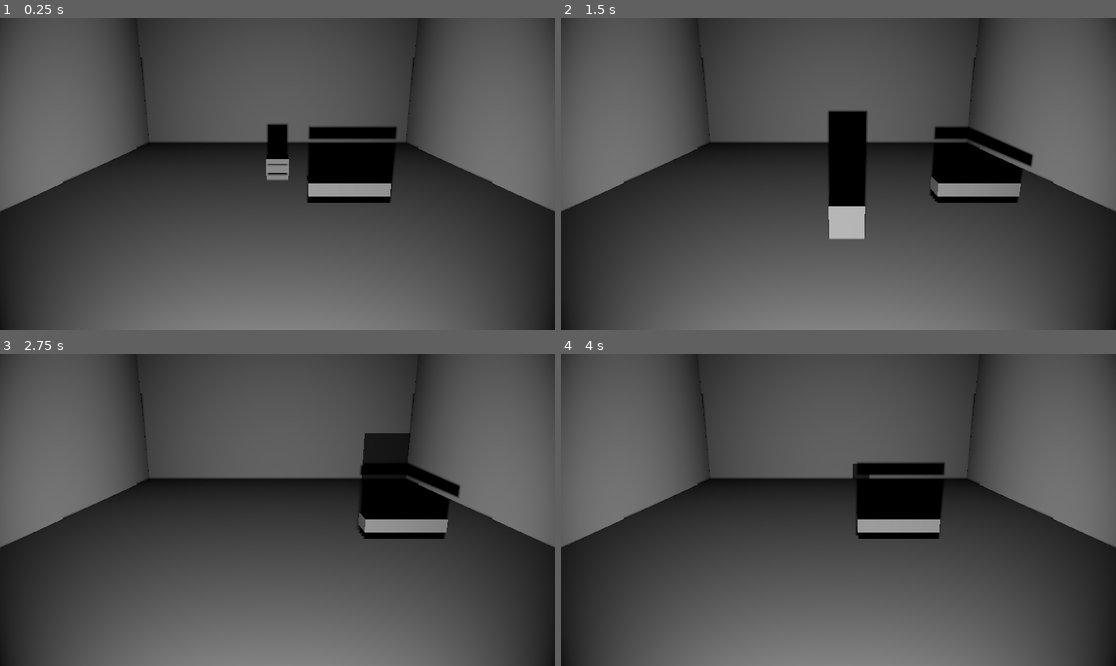
Above: before the commit, frames 1-4 (two rows, left to right).
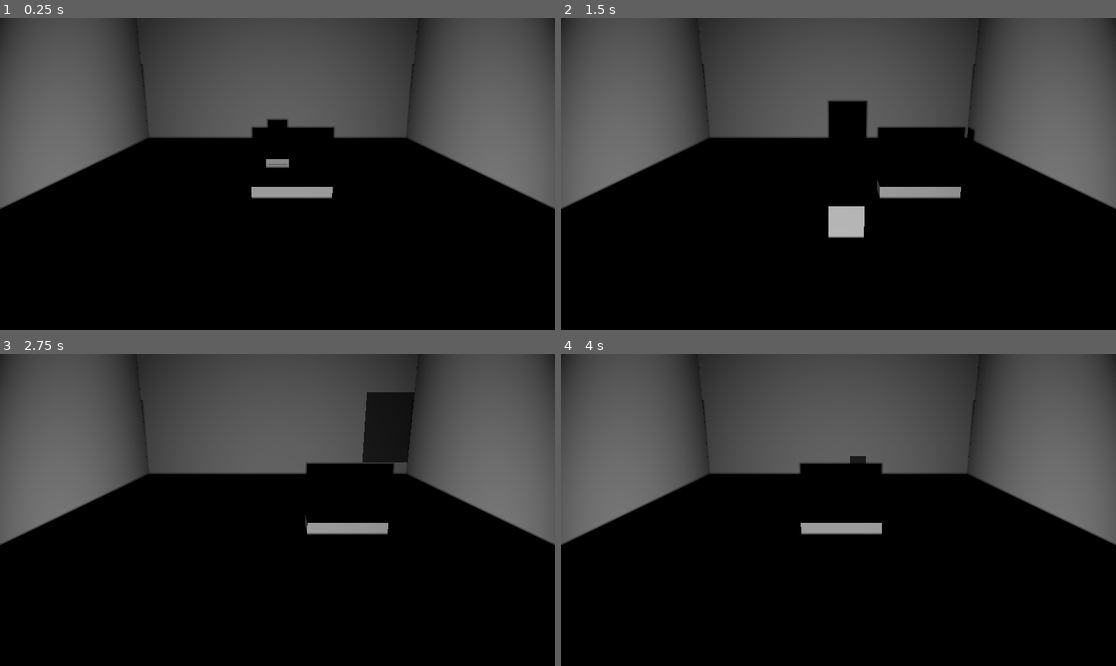
Above: after the commit, the same moments.

Repository: connorheyz/shadow-play
Game: Godot game, scene res://main_scene.tscn
Two runs of this game, one before a commit and one after it. Both use one fixed random seed, a clock stepped at 60 frames per second and the inputs below.
Inputs:
- Up to frame 1 (0.25 s): no input
- Up to frame 2 (1.5 s): hold D (move_right) 0.53-1.28 s; tap E (switch_mode) at 0.6, 1.35 s; tap Space (jump) at 0.77 s; hold S (move_down) from 1.28 s (still down)
- Up to frame 3 (2.75 s): tap Space (jump) at 1.52 s; release S (move_down) at 2.03 s; hold D (move_right) from 2.03 s (still down); tap E (switch_mode) at 2.1 s
- Up to frame 4 (4 s): release D (move_right) at 2.78 s; hold W (move_up) 2.78-3.53 s; tap E (switch_mode) at 2.85, 3.6 s; tap Space (jump) at 3.02, 3.77 s; hold A (move_left) from 3.53 s (still down)

The runs differ from the first frame. In frame 1, 53% of the frame differs, in the area x 0-100%, y 2-100%; in frame 2, 52%; in frame 3, 54%; in frame 4, 53%.

Commit message:
fixed shadow projection

Diff:
--- a/main.gd
+++ b/main.gd
@@ -30,7 +30,7 @@
 
 func project_point_to_wall(point: Vector3) -> Vector3:
 	var light_pos = spotlight.global_position
-	var wall_z = back_wall.global_position.z
+	var wall_z = back_wall.global_position.z + (back_wall.scale.z/2)
 
 	var light_dir = (point - light_pos).normalized()
 
@@ -40,7 +40,7 @@
 	var t = (wall_z - light_pos.z) / light_dir.z
 	var intersection = light_pos + light_dir * t
 
-	return Vector3(intersection.x, intersection.y, 0)
+	return Vector3(intersection.x, intersection.y, wall_z)
 
 func calculate_shadow_bounds(projected_points: Array) -> Dictionary:
 	var min_x = INF
@@ -125,16 +125,26 @@
 	var corners = get_object_corners(player)
 	var projected_corners = []
 
+	shadow_collider.vertices = []
+
+	var center = Vector3(0, 0, 0)
+
 	for corner in corners:
 		var projected_point = project_point_to_wall(corner)
+		center += projected_point
 		projected_corners.append(projected_point)
-		shadow_collider.vertices.append(projected_point)
+
+	center /= len(corners)
+
+	for corner in projected_corners:
+		print(corner - center)
+		shadow_collider.vertices.append(corner - center)
 
 	var bounds = calculate_shadow_bounds(projected_corners)
 
 	player_shadow.global_position = Vector3(
-		bounds.center.x,
-		bounds.center.y,
+		center.x,
+		center.y,
 		back_wall.global_position.z + back_wall.scale.z/2
 	)
 
--- a/main_scene.tscn
+++ b/main_scene.tscn
@@ -71,6 +71,7 @@
 
 [node name="Floor" type="StaticBody3D" parent="Stage"]
 transform = Transform3D(20, 0, 0, 0, 1, 0, 0, 0, 20, 0, 0, 0)
+collision_layer = 5
 
 [node name="MeshInstance3D" type="MeshInstance3D" parent="Stage/Floor"]
 mesh = SubResource("BoxMesh_1")
@@ -90,7 +91,7 @@
 shape = SubResource("BoxShape3D_1")
 
 [node name="MovingPlatform" type="CharacterBody3D" parent="." groups=["Projectable"]]
-transform = Transform3D(3, 0, 0, 0, 0.5, 0, 0, 0, 1, 2.13519, 1, 2.85772)
+transform = Transform3D(3, 0, 0, 0, 0.5, 0, 0, 0, 1, 0.041, 0.810345, 2.685)
 collision_layer = 5
 script = ExtResource("3_djc8d")
 
@@ -101,7 +102,7 @@
 shape = SubResource("BoxShape3D_1")
 
 [node name="Spotlight" type="SpotLight3D" parent="."]
-transform = Transform3D(1, 0, 0, 0, 0.998806, 0.04885, 0, -0.04885, 0.998806, 0, 0.804719, 15)
+transform = Transform3D(1, 0, 0, 0, 0.998806, 0.04885, 0, -0.04885, 0.998806, 0, 0.395704, 15)
 light_energy = 16.0
 light_indirect_energy = 0.0
 light_volumetric_fog_energy = 0.0
--- a/player_shadow.gd
+++ b/player_shadow.gd
@@ -1,13 +1,27 @@
 extends CharacterBody3D
 
 @export var SPEED = 10.0
-@export var JUMP_FORCE = 5.0
+@export var JUMP_FORCE = 7.0
 var JUMP_SPEED = 0
-@export var GRAVITY_ACCEL = 9.8
+@export var GRAVITY_ACCEL = 15
 var GRAVITY_SPEED = 0
 @export var shadow_collider: ShadowCollider
 
+var object_should_move = false
+var normal
+
+func _ready() -> void:
+	shadow_collider.body_collided.connect(_move_object)
+
+func _move_object(hit_normal: Vector3):
+	object_should_move = true
+	normal = hit_normal
+
 func _physics_process(delta):
+
+	if (object_should_move):
+		position += normal * delta
+		object_should_move = false
 
 	if Input.is_action_just_pressed("jump"):
 		JUMP_SPEED = JUMP_FORCE
@@ -34,7 +48,5 @@
 
 	offset = Vector3(0, 0, 0)
 
-
-
 	if (!shadow_collider.test_offset(offset)):
 		position = position + offset
--- a/shadow_collider.gd
+++ b/shadow_collider.gd
@@ -4,17 +4,20 @@
 @export var spotlights: Array[Node3D] = []
 @export var vertices: Array[Vector3] = []
 
-signal body_collided
+signal body_collided(normal: Vector3)
 # Called when the node enters the scene tree for the first time.
 func _ready() -> void:
-	pass # Replace with function body.
+	pass
 
-func project_ray_to_vertices(origin: Vector3) -> bool:
+func project_ray_to_vertices(origin: Vector3):
 	for vertex in vertices:
 		var result = project_ray_to_point(origin, vertex)
 		if result:
-			return true
-	return false
+			var other = result.collider
+			if (other is CharacterBody2D):
+				return other.velocity
+			return Vector3(0, 0, 0)
+	return null
 
 func test_offset(offset: Vector3):
 	for spotlight in spotlights:
@@ -37,5 +40,6 @@
 # Called every frame. 'delta' is the elapsed time since the previous frame.
 func _process(delta: float) -> void:
 	for spotlight in spotlights:
-		if (project_ray_to_vertices(spotlight.global_position)):
-			body_collided.emit()
+		var normal = project_ray_to_vertices(spotlight.global_position)
+		if (normal):
+			body_collided.emit(normal)
